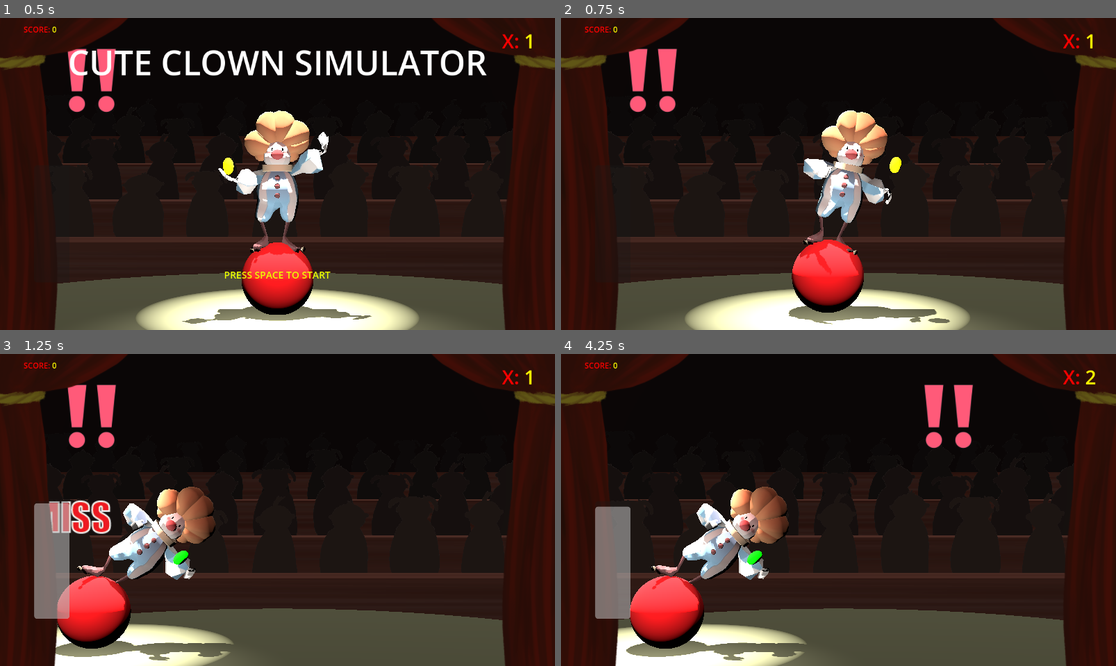
Above: before the commit, frames 1-4 (two rows, left to right).
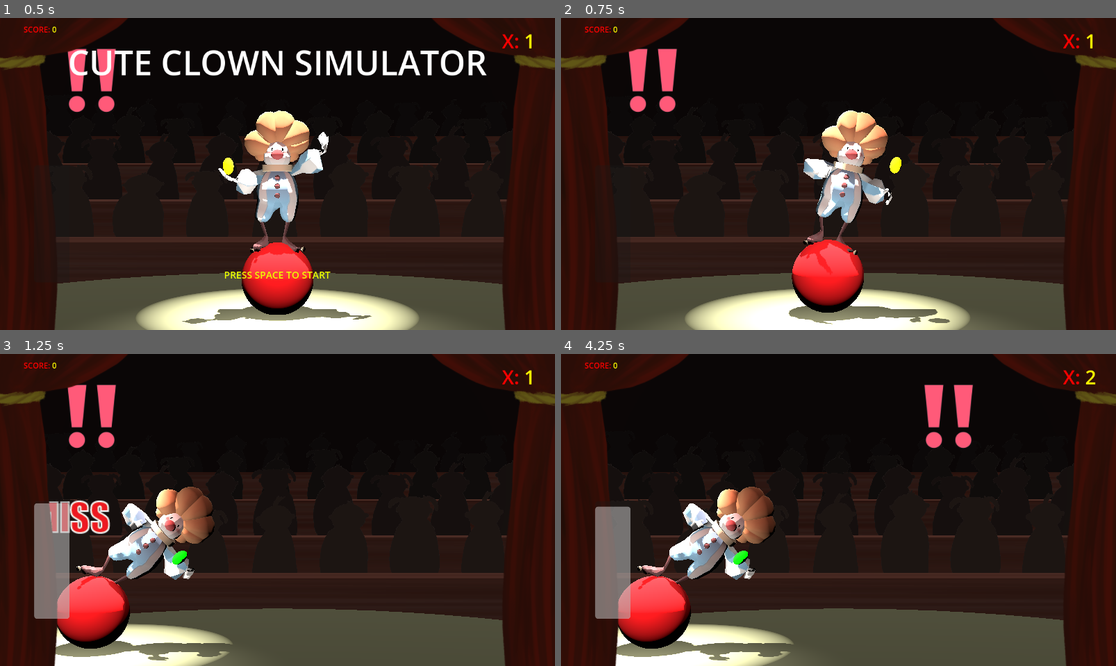
Above: after the commit, the same moments.

Repository: joseph-wardle/cute-clown-simulator
Game: Godot game, scene res://levels/stage/stage.tscn
Same seed, same stepped clock (60 frames per second), same inputs: the game is played once before the commit and once after it.
Inputs:
- Up to frame 1 (0.5 s): no input
- Up to frame 2 (0.75 s): tap Space (beat) at 0.5 s; hold Right (tilt_right) from 0.53 s (still down); hold Space (beat) from 0.53 s (still down)
- Up to frame 3 (1.25 s): keep holding Right (tilt_right); keep holding Space (beat)
- Up to frame 4 (4.25 s): release Right (tilt_right) at 1.28 s; release Space (beat) at 1.28 s; hold Left (tilt_left) 1.28-2.03 s; tap Space (beat) at 1.35, 3.5, 3.6 s; hold Right (tilt_right) 2.03-2.75 s; hold Space (beat) 2.03-2.75 s; click "RETRY" at 2.75 s; hold Right (tilt_right) from 3.53 s (still down)

Frame 1 is identical in both runs. In frame 2, 0.2% of the frame differs, in the area x 41-70%, y 29-98%; in frame 3, 1.6%; in frame 4, 7.2%, in the area x 9-45%, y 42-100%.

Commit message:
Refactored Rhythm counter

Diff:
--- a/game_objects/ball/ball.gd
+++ b/game_objects/ball/ball.gd
@@ -3,7 +3,7 @@
 @export var max_lean_angle := 50.0
 @export var gravity_strength := 30.0
 @export var input_sensitivity := 100.0
-@export var entropy_strength := 20.0
+@export var entropy_strength := 0.0
 @export var speed_multiplier := 0.2
 @export var input_smoothing := 10.0
 
--- a/game_objects/rhythm_counter/rhythm_counter.gd
+++ b/game_objects/rhythm_counter/rhythm_counter.gd
@@ -16,88 +16,87 @@
 
 @export var bpm: float:
 	get:
-		return 60.0 / wait_time if wait_time > 0 else 0.0
-	set(value):
-		wait_time = 60.0 / value if value > 0 else 0.0
+		return _calculate_bpm()
+	set(new_bpm):
+		_update_wait_time(new_bpm)
 
-var last_beat_time: float = 0.0
-var perfect_half_window: float
-var good_half_window: float
-var ok_half_window: float
-var delta : float
-var intro = true
+var last_beat_time_ms := 0.0
+var perfect_window_half: float
+var good_window_half: float
+var ok_window_half: float
+var current_offset_ms : float
+var is_intro_active := true
 
 func _ready() -> void:
-	_update_half_windows()
+	_refresh_window_halves()
 	bpm = 108
 
 
-func _update_half_windows() -> void:
-	perfect_half_window = perfect_window / 2
-	good_half_window = good_window / 2
-	ok_half_window = ok_window / 2
+func _calculate_bpm() -> float:
+	return 60.0 / wait_time if wait_time > 0 else 0.0
+
+
+func _update_wait_time(new_bpm: float) -> void:
+	wait_time = 60.0 / new_bpm if new_bpm > 0 else 0.0
+
+
+func _refresh_window_halves() -> void:
+	perfect_window_half = perfect_window * 0.5
+	good_window_half = good_window * 0.5
+	ok_window_half = ok_window * 0.5
 
 
 func _input(event):
-	if event.is_action_pressed("beat") && intro == false:
-		var input_time := Time.get_ticks_msec()
-		delta = _calculate_delta(input_time)
-		var result := _get_input_result(delta)
-		emit_signal("input_result", result)
-		print(result)
+	if event.is_action_pressed("beat") and not is_intro_active:
+		var input_time_ms := Time.get_ticks_msec()
+		current_offset_ms = _calculate_input_offset(input_time_ms)
+		var accuracy := _evaluate_input_accuracy(current_offset_ms)
+		emit_signal("input_result", accuracy)
 
 
-func _calculate_delta(input_time: float) -> float:
-	var beat_interval := wait_time * 1000.0 # convert to ms
-	var ms_since_last_beat := input_time - last_beat_time
-	delta = fposmod(ms_since_last_beat, beat_interval)
-	if delta > beat_interval / 2:
-		delta = beat_interval - delta
-	return delta
+func _calculate_input_offset(input_time_ms: float) -> float:
+	var beat_duration_ms := wait_time * 1000.0 # convert to ms
+	var ms_elapsed_since_last_beat := input_time_ms - last_beat_time_ms
+	var offset := fposmod(ms_elapsed_since_last_beat, beat_duration_ms)
+	if offset > beat_duration_ms * 0.5:
+		offset = beat_duration_ms - offset
+	return offset
 
 
-func _get_input_result(delta: float) -> InputType:
-	if delta <= perfect_half_window:
+func _evaluate_input_accuracy(delta: float) -> InputType:
+	if delta <= perfect_window_half:
 		return InputType.PERFECT
-	elif delta <= good_half_window:
+	elif delta <= good_window_half:
 		return InputType.GOOD
-	elif delta <= ok_half_window:
+	elif delta <= ok_window_half:
 		return InputType.OK
 	else:
 		return InputType.MISS
 
+
 func _on_timeout() -> void:
 	emit_signal("beat")
-	last_beat_time = Time.get_ticks_msec()
+	last_beat_time_ms = Time.get_ticks_msec()
 
 
 func _on_clown_level_changed(level: int) -> void:
 	match level:
 		2:
-			perfect_window = 150.0
-			good_window = 200.0
-			ok_window = 225.0
-			bpm = 126
-			_update_half_windows()
+			_apply_difficulty(150.0, 200.0, 225.0, 126.0)
 		3:
-			perfect_window = 100.0
-			good_window = 125.0
-			ok_window = 175.0
-			bpm = 141
-			_update_half_windows()
+			_apply_difficulty(100.0, 125.0, 175.0, 141.0)
 		4:
-			perfect_window = 75.0
-			good_window = 100.0
-			ok_window = 125.0
-			bpm = 161
-			_update_half_windows()
+			_apply_difficulty(75.0, 100.0, 125.0, 161.0)
 		5:
-			perfect_window = 40.0
-			good_window = 60.0
-			ok_window = 75.0
-			bpm = 189
-			_update_half_windows()
+			_apply_difficulty(50.0, 75.0, 100.0, 189.0)
 
 
-func _on_music_controller_is_intro(intro_bool: Variant) -> void:
-	intro = intro_bool
+func _apply_difficulty(perfect: float, good: float, ok: float, new_bpm: float) -> void:
+	perfect_window = perfect
+	good_window = good
+	ok_window = ok
+	bpm = new_bpm
+	_refresh_window_halves()
+
+func _on_music_controller_is_intro(is_intro: bool) -> void:
+	is_intro_active = is_intro
--- a/levels/stage/stage.tscn
+++ b/levels/stage/stage.tscn
@@ -260,8 +260,8 @@
 script = ExtResource("6_udfgr")
 
 [node name="TimeKeepingBall" parent="Clown/Clown/ProjectileArch" index="1"]
-transform = Transform3D(1.24459e-07, 0.923587, 0.383231, -3.35052e-08, -0.383231, 0.923587, 1, -1.27789e-07, -1.67516e-08, -0.961171, 0.270637, 0)
-progress = 4.85872
+transform = Transform3D(-4.37114e-08, 0, -0.999938, 0, 0.999938, 0, 1, 0, -4.37087e-08, 0.109256, 0, 0)
+progress = 1.10926
 
 [node name="InputIndicatorRemoteTransform" type="RemoteTransform3D" parent="Clown"]
 transform = Transform3D(1, 0, 0, 0, 1, 0, 0, 0, 1, 0, 1.27471, 0.989468)
Not shown: 1 places in game_objects/rhythm_counter/rhythm_counter.tscn that only renumber resources
Not shown: 2 places in levels/stage/stage.tscn that only renumber resources
